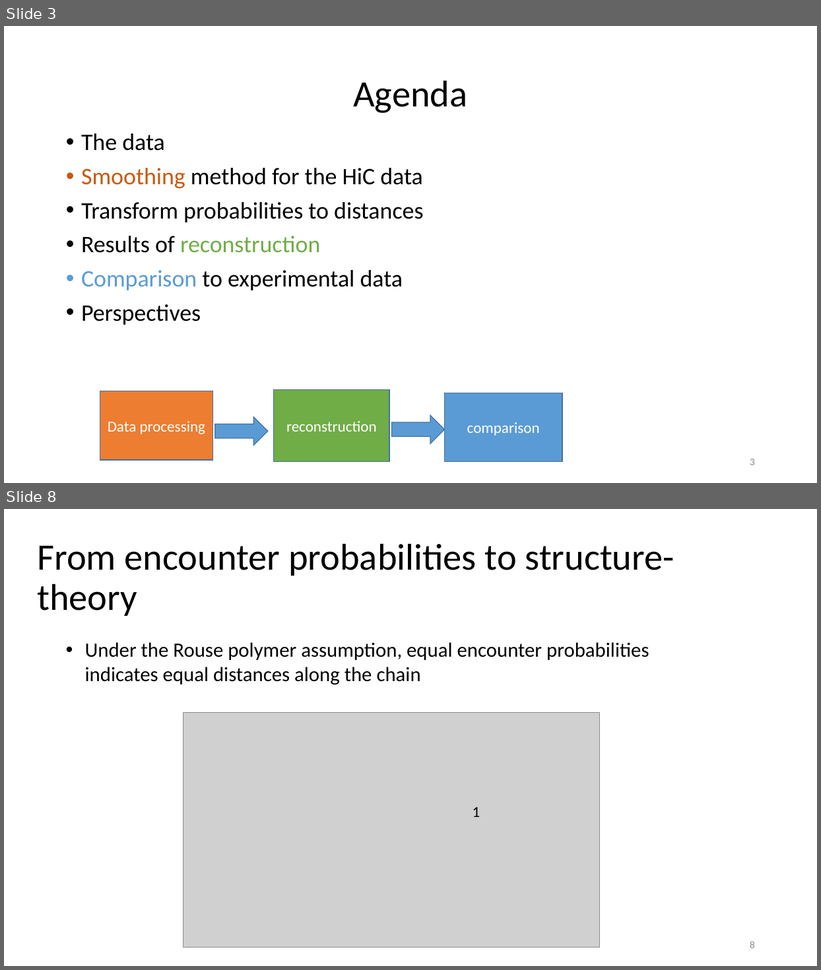
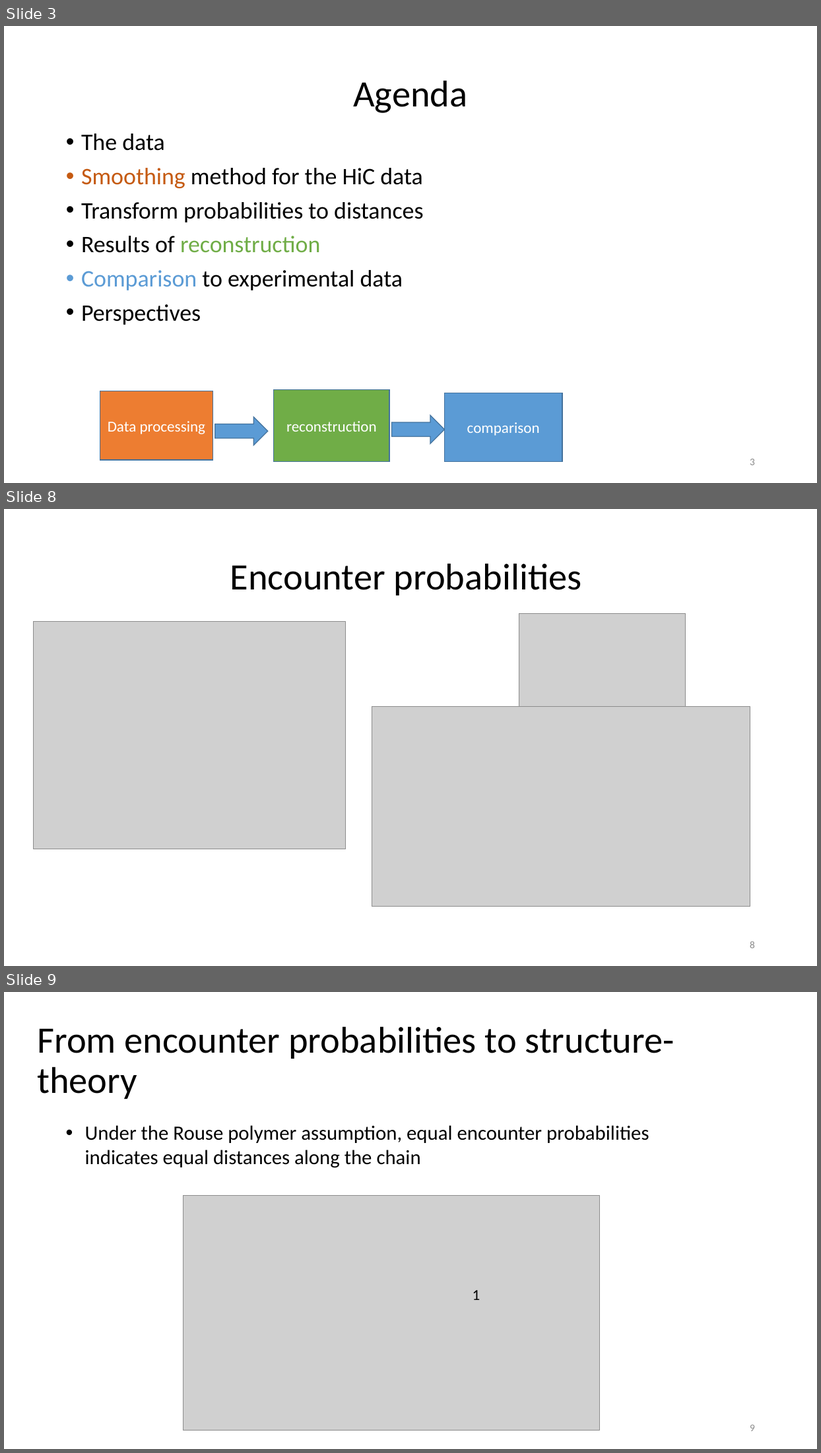
Before and after one commit to zhaENS/Project, a slide deck: Documents/lab Meetings/24-03-15/Polymer Reconstruction Using the HiC Experiments.pptx. Shown one above the other, each under a label of ours: slides 3 and 8 before the commit, slides 3, 8 and 9 after it; the slides between them are not shown. The pictures are 821x970 and 821x1453 pixels, drawn with LibreOffice and Linux fonts; fonts in the diff are those of the drawing; grey boxes stand for pictures. Boxes give left, top, right and bottom in pixels: in the first picture for what was removed or moved away, otherwise in the second. Text is boxed around its words. In the diff, an @@ line names an element or a change of style, - is before the commit and + after.

```diff
--- a/Documents/lab Meetings/24-03-15/Polymer Reconstruction Using the HiC Experiments.pptx
+++ b/Documents/lab Meetings/24-03-15/Polymer Reconstruction Using the HiC Experiments.pptx
@@ slide 8 added at box(4, 509, 817, 966), background #FFFFFF @@
@@ title added at box(230, 563, 582, 595), 44 pt, text #000000 @@
+Encounter probabilities
@@ picture added at box(33, 622, 346, 850) @@
@@ picture added at box(519, 613, 686, 707) @@
@@ picture added at box(372, 707, 750, 908) @@
@@ page number added at box(750, 941, 755, 949), 12 pt, text #8C8C8C @@
+8
@@ what was slide 8 is now slide 9 @@
@@ page number at box(750, 1425, 755, 1432): text changed @@
-8
+9
```
Also in this commit, not shown: 11 slides changed, 1 other slide added, 8 other files.
